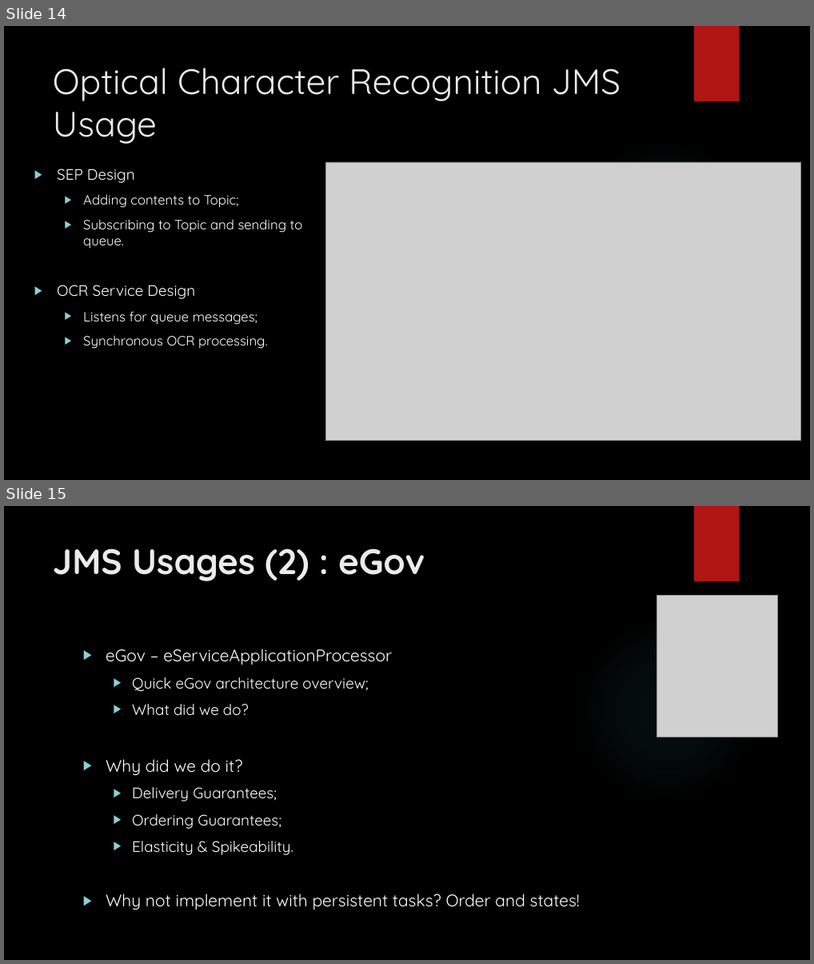
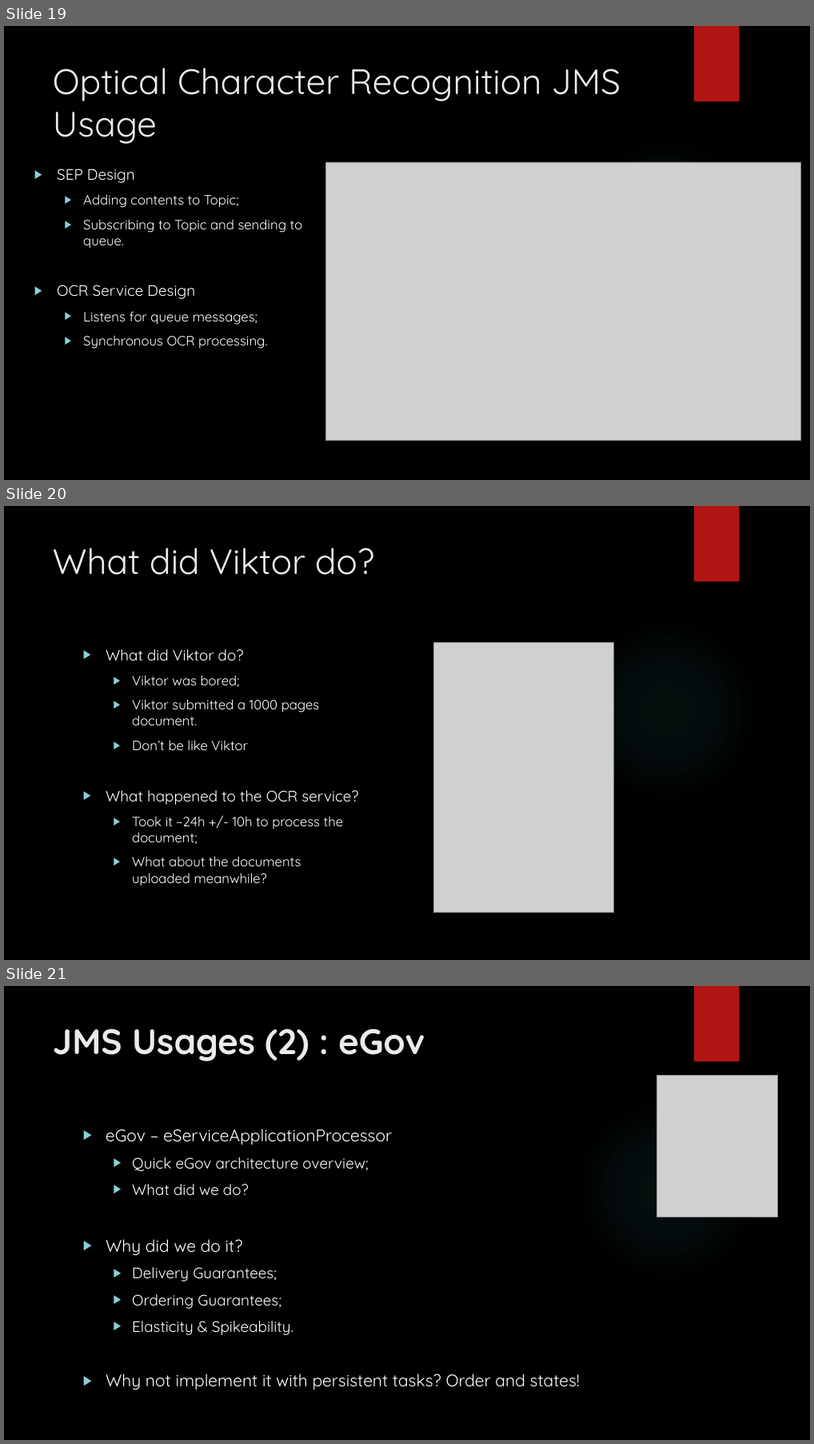
Before and after one commit to ivorusev/jms-tutorial-resources, a slide deck: jms-basics-day-one.pptx. Shown one above the other, each under a label of ours: slides 14 and 15 before the commit, slides 19, 20 and 21 after it. The pictures are 814x964 and 814x1444 pixels, drawn with LibreOffice and Linux fonts; fonts in the diff are those of the drawing; grey boxes stand for pictures; background and template pictures are left out. Boxes give left, top, right and bottom in pixels: in the first picture for what was removed or moved away, otherwise in the second. Text is boxed around its words. In the diff, an @@ line names an element or a change of style, - is before the commit and + after.

```diff
--- a/jms-basics-day-one.pptx
+++ b/jms-basics-day-one.pptx
@@ slide 20 added at (x1=4, y1=506, x2=810, y2=960), background picture (left out); not listed: 2 template elements that a slide beside it also shows @@
@@ title added at (x1=53, y1=548, x2=374, y2=575), 42 pt, text #EBEBEB @@
+What did Viktor do?
@@ text added at (x1=106, y1=649, x2=358, y2=886), 16 pt, text #FFFFFF @@
+▶ What did Viktor do?
+  ▶ Viktor was bored;
+  ▶ Viktor submitted a 1000 pages document.
+  ▶ Don’t be like Viktor
+▶ What happened to the OCR service?
+  ▶ Took it ~24h +/- 10h to process the document;
+  ▶ What about the documents uploaded meanwhile?
@@ picture added at (x1=434, y1=642, x2=614, y2=912) @@
@@ what was slide 14 is now slide 19 @@
@@ what was slide 15 is now slide 21 @@
```
Also in this commit, not shown: 12 slides changed, 6 other slides added, 1 slide removed, 2 other files.
